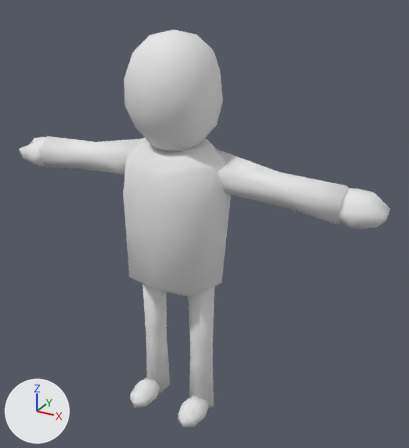
A saved change to the FBX model GGJ-2019/Assets/Models/PlayerModel.fbx.
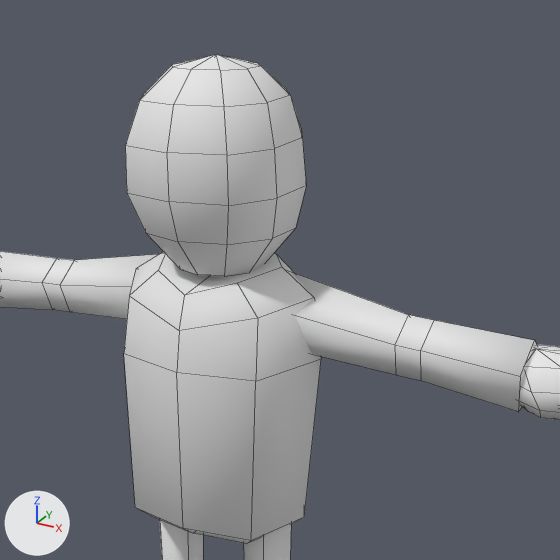
There are two pictures of each version: one whole from a camera (50 mm lens) standing at (0.141, -4.575, 1.834) and looking at (-0.911, -2.661, 0.877), one close up on the part from 14% to 88% of the width and 0% to 68% of the height. Arrows for +X, +Y and +Z are at lower left; the lights stay in place. The close-ups show mesh edges as thin lines. Where no turn or scale is listed for an object, it has been applied to the vertices.

The first close-up shows 'Model'.
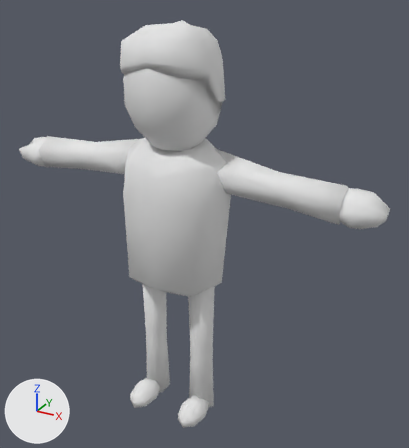
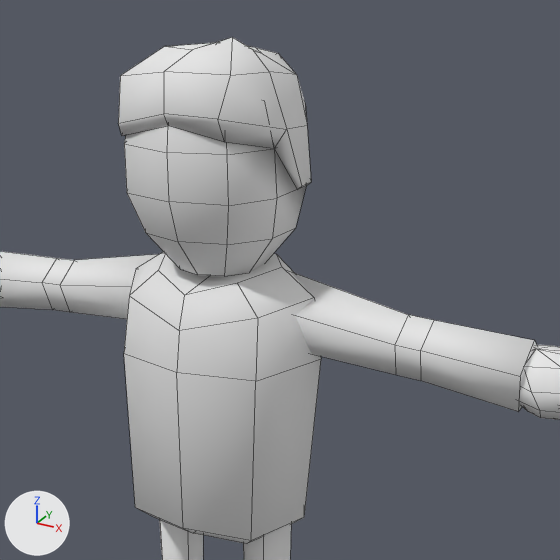
What the commit changed:
me_sphere is used by ob_model.
me_sphere had 318 vertices, 334 faces and spanned x -0.84..0.84, y -0.2..0.18, z 0.0..1.65.
me_sphere now has 380 vertices, 412 faces and spans x -0.84..0.84, y -0.2..0.19, z 0.0..1.69.
Part 1, on me_sphere:
5 vertices move from x -0.1..0.1, y -0.16..-0.07, z 1.57..1.63 to x -0.11..0.1, y -0.16..-0.07, z 1.58..1.65.
62 vertices are added at x -0.2..0.18, y -0.18..0.19, z 1.4..1.69.
78 new faces join them.

Changed parts and their boxes [x1, y1, x2, y2] in the close-ups (560 x 560 px):
'Model', reshaped
    before: [0, 54, 560, 560]
    after: [0, 37, 560, 560]
part 1 of me_sphere, built on
    before: [126, 54, 274, 155]
    after: [118, 37, 311, 190]
